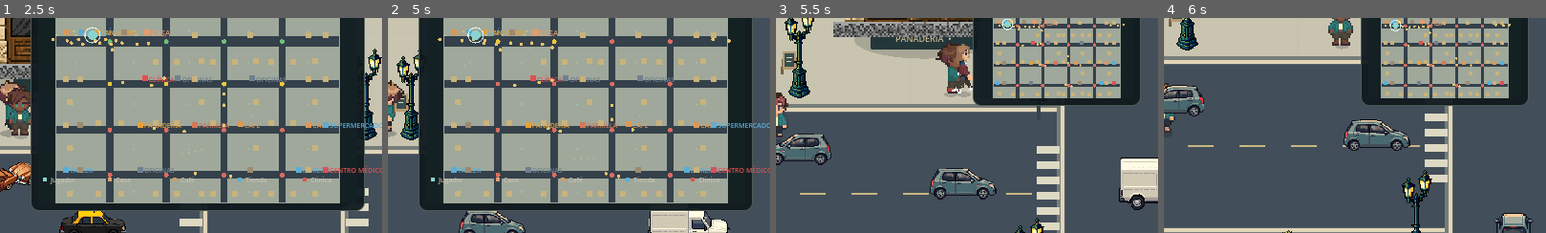
Above: before the commit, frames 1-4 (left to right).
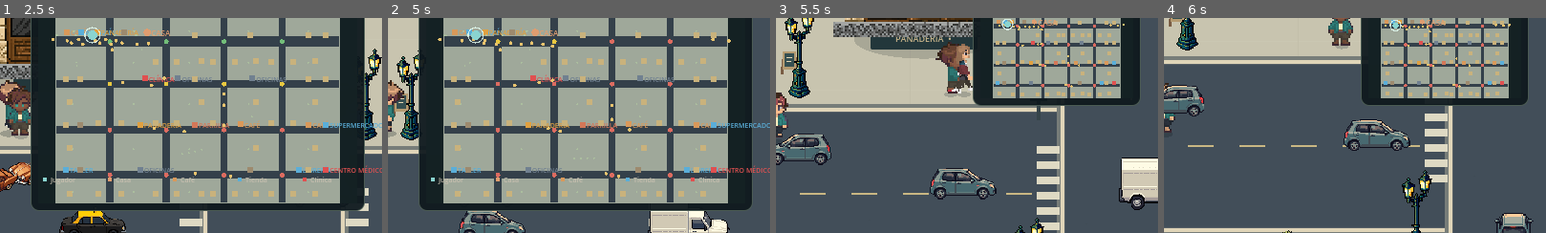
Above: after the commit, the same moments.

Repository: AgustinWojtyszyn/Life--simulador-de-vida
Game: Godot game, scene res://scenes/playground.tscn
Two runs of this game, one before a commit and one after it. Both use one fixed random seed, a clock stepped at 60 frames per second and the inputs below. This scene is started directly instead of the project's main scene.
Inputs (mouse positions are % of the whole screen's width and height, from its top left):
- Up to frame 1 (2.5 s): drag from (87, 31) to (60, 28) at 0.52 s; drag from (30, 55) to (45, 70) at 1.27 s; move the mouse to (60, 28) at 2.02 s; hold D (move_right) from 2.03 s (still down); tap E (interact) at 2.1 s
- Up to frame 2 (5 s): release D (move_right) at 2.75 s; drag from (45, 70) to (20, 35) at 2.77 s; move the mouse to (80, 65) at 3.52 s; hold A (move_left) 3.53-4.25 s; tap E (interact) at 3.6 s; drag from (20, 35) to (35, 25) at 4.27 s
- Up to frame 3 (5.5 s): move the mouse to (55, 50) at 5.02 s; hold S (move_down) from 5.03 s (still down); tap E (interact) at 5.1 s; click (55, 50) at 5.17 s
- Up to frame 4 (6 s): release S (move_down) at 5.75 s; drag from (35, 25) to (30, 55) at 5.77 s
The pictures show only the part of the screen within x 50-100%, y 24-74%; the shares and areas given below are measured in that part.

Frame 1 is identical in both runs. In frame 2, less than 0.1% of the frame differs, in the area x 40-65%, y 11-53%; in frame 3, less than 0.1%, in the area x 68-100%, y 3-84%; in frame 4, less than 0.1%.

Commit message:
fix: reduce curve radius for proper 8-direction vehicle rendering

Diff:
--- a/scripts/city_vehicle.gd
+++ b/scripts/city_vehicle.gd
@@ -109,7 +109,7 @@
 		var corner := route_points[i]
 		var incoming := corner - route_points[posmod(i - 1, route_points.size())]
 		var outgoing := route_points[(i + 1) % route_points.size()] - corner
-		var radius := minf(52.0, minf(incoming.length(), outgoing.length()) * 0.28)
+		var radius := minf(20.0, minf(incoming.length(), outgoing.length()) * 0.13)
 		var before := corner - incoming.normalized() * radius
 		var after := corner + outgoing.normalized() * radius
 		curve.add_point(before, Vector2.ZERO, incoming.normalized() * radius * 0.5523)
